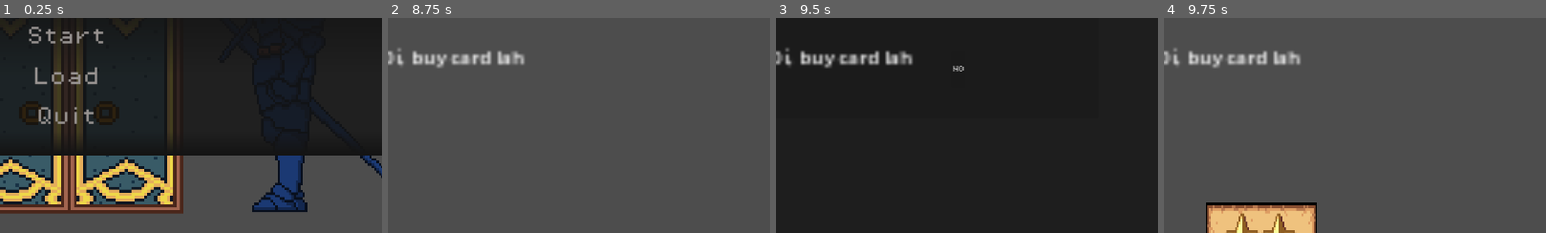
Above: before the commit, frames 1-4 (left to right).
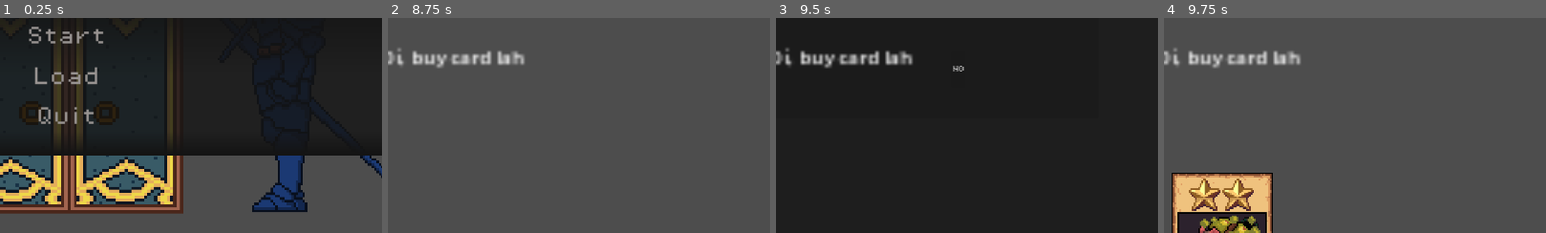
Above: after the commit, the same moments.

Repository: wenyng0526-boop/whateverproject
Game: Godot game, scene res://Scenes/main_menu.tscn
Two runs of this game, one before a commit and one after it. Both use one fixed random seed, a clock stepped at 60 frames per second and the inputs below.
Inputs (mouse positions are % of the whole screen's width and height, from its top left):
- Up to frame 1 (0.25 s): no input
- Up to frame 2 (8.75 s): click (50, 54) at 0.5 s; click "Shop" at 1.25 s; click "DONE" at 2 s; click "DONE" at 2.75 s; click "REFRESH" at 3.5 s; click "UPGRADE" at 4.25 s; click "REFRESH" at 5 s; click "UPGRADE" at 5.75 s; click "REFRESH" at 6.5 s; click "DONE" at 7.25 s; click "UPGRADE" at 8 s
- Up to frame 3 (9.5 s): tap Enter at 8.75 s; drag from (13, 31) to (60, 28) at 8.77 s
- Up to frame 4 (9.75 s): click "YES" at 9.5 s
The pictures show only the part of the screen within x 42-92%, y 50-100%; the shares and areas given below are measured in that part.

Frames 1-3 are identical in both runs. In frame 4, 8.9% of the frame differs, in the area x 2-40%, y 72-100%.

Commit message:
minion effects done
hooray

Diff:
--- a/Minion Resource/Goblin/elder_goblin.tres
+++ b/Minion Resource/Goblin/elder_goblin.tres
@@ -18,3 +18,4 @@
 rat_aoe_damage = 0
 knight_attack_inc = 0
 knight_health_inc = 0
+goblin_money = 4
--- a/Minion Resource/Goblin/goblin_thief.tres
+++ b/Minion Resource/Goblin/goblin_thief.tres
@@ -13,3 +13,9 @@
 minon_type = 0
 fusion_tier = 1
 description = "If this minion survives the combat,  +1 currency."
+rat_damage = 0
+rat_hits = 0
+rat_aoe_damage = 0
+knight_attack_inc = 0
+knight_health_inc = 0
+goblin_money = 1
--- a/Minion Resource/Goblin/greed_gobbler.tres
+++ b/Minion Resource/Goblin/greed_gobbler.tres
@@ -13,3 +13,9 @@
 minon_type = 0
 fusion_tier = 1
 description = "If this minion survives the combat, +1 currency."
+rat_damage = 0
+rat_hits = 0
+rat_aoe_damage = 0
+knight_attack_inc = 0
+knight_health_inc = 0
+goblin_money = 1
--- a/Minion Resource/Goblin/inspired_goblin.tres
+++ b/Minion Resource/Goblin/inspired_goblin.tres
@@ -13,3 +13,9 @@
 minon_type = 0
 fusion_tier = 1
 description = "If this minion survives the combat, +2 currency."
+rat_damage = 0
+rat_hits = 0
+rat_aoe_damage = 0
+knight_attack_inc = 0
+knight_health_inc = 0
+goblin_money = 2
--- a/Minion Resource/Goblin/lavished_goblin.tres
+++ b/Minion Resource/Goblin/lavished_goblin.tres
@@ -13,3 +13,9 @@
 minon_type = 0
 fusion_tier = 1
 description = "If this minion survives the combat, +5 currency."
+rat_damage = 0
+rat_hits = 0
+rat_aoe_damage = 0
+knight_attack_inc = 0
+knight_health_inc = 0
+goblin_money = 5
--- a/Minion Resource/Goblin/shady_banker.tres
+++ b/Minion Resource/Goblin/shady_banker.tres
@@ -13,3 +13,9 @@
 minon_type = 0
 fusion_tier = 1
 description = "If this minion survives the combat, +2 currency."
+rat_damage = 0
+rat_hits = 0
+rat_aoe_damage = 0
+knight_attack_inc = 0
+knight_health_inc = 0
+goblin_money = 2
--- a/Minion Resource/Goblin/the_supplier.tres
+++ b/Minion Resource/Goblin/the_supplier.tres
@@ -13,3 +13,9 @@
 minon_type = 0
 fusion_tier = 1
 description = "If this minion survives the combat, +3 currency."
+rat_damage = 0
+rat_hits = 0
+rat_aoe_damage = 0
+knight_attack_inc = 0
+knight_health_inc = 0
+goblin_money = 3
--- a/Scenes/combat_scene.tscn
+++ b/Scenes/combat_scene.tscn
@@ -34,6 +34,7 @@
 [ext_resource type="Resource" uid="uid://uilbc760sao7" path="res://Minion Resource/Rat/large_rat.tres" id="29_bi28p"]
 [ext_resource type="Resource" uid="uid://q8va41yxvpp2" path="res://Minion Resource/Rat/mass_infestation.tres" id="30_tlxuk"]
 [ext_resource type="Resource" uid="uid://d24xbnkck6jhy" path="res://Minion Resource/Skeleton/skelly_the_unbreakable.tres" id="32_l8xxo"]
+[ext_resource type="PackedScene" uid="uid://b4ojdviu2r56a" path="res://Scenes/pause_menu.tscn" id="35_fwkip"]
 
 [node name="Combat_Scene" type="Node2D" node_paths=PackedStringArray("player_container", "enemy_container")]
 position = Vector2(2, 0)
@@ -142,4 +143,7 @@
 grow_vertical = 2
 mouse_filter = 2
 
+[node name="PauseMenu" parent="." instance=ExtResource("35_fwkip")]
+visible = false
+
 [connection signal="pressed" from="StartBattleButton" to="." method="_on_start_battle_button_pressed"]
--- a/Scenes/map.tscn
+++ b/Scenes/map.tscn
@@ -1,7 +1,8 @@
-[gd_scene load_steps=3 format=3 uid="uid://bts1pm5edlc0y"]
+[gd_scene load_steps=4 format=3 uid="uid://bts1pm5edlc0y"]
 
 [ext_resource type="PackedScene" uid="uid://c5r3h7s0140do" path="res://Scenes/map_node.tscn" id="1_j0sno"]
 [ext_resource type="Script" path="res://Scipts/camera_2d.gd" id="2_wdtea"]
+[ext_resource type="PackedScene" uid="uid://b4ojdviu2r56a" path="res://Scenes/pause_menu.tscn" id="3_tg475"]
 
 [node name="Map" type="Node2D"]
 
@@ -152,3 +153,6 @@
 [node name="Camera2D" type="Camera2D" parent="."]
 position = Vector2(960, 540)
 script = ExtResource("2_wdtea")
+
+[node name="PauseMenu" parent="." instance=ExtResource("3_tg475")]
+visible = false
--- a/Scenes/pause_menu.tscn
+++ b/Scenes/pause_menu.tscn
@@ -1,7 +1,7 @@
-[gd_scene load_steps=3 format=3 uid="uid://h4i6vvtpoili"]
+[gd_scene load_steps=3 format=3 uid="uid://b4ojdviu2r56a"]
 
 [ext_resource type="Script" path="res://Scipts/pause_menu.gd" id="1_jdu52"]
-[ext_resource type="FontFile" uid="uid://e2g4j1nu4f4l" path="res://Assets/Fonts/PixelOperator8-Bold.ttf" id="2_gt21u"]
+[ext_resource type="FontFile" uid="uid://e2g4j1nu4f4l" path="res://Assets/fonts/PixelOperator8-Bold.ttf" id="2_gt21u"]
 
 [node name="PauseMenu" type="CanvasLayer"]
 script = ExtResource("1_jdu52")
--- a/Scenes/shop_scene.tscn
+++ b/Scenes/shop_scene.tscn
@@ -3,10 +3,10 @@
 [ext_resource type="PackedScene" uid="uid://v8ivyevagaw0" path="res://Scenes/CardUI.tscn" id="1_oql1m"]
 [ext_resource type="Script" path="res://Scipts/shop_manager.gd" id="1_s0dvk"]
 [ext_resource type="Resource" uid="uid://b05y0n3q37vtn" path="res://Other resource/shop_card.tres" id="3_inuco"]
-[ext_resource type="FontFile" uid="uid://e2g4j1nu4f4l" path="res://Assets/Fonts/PixelOperator8-Bold.ttf" id="4_a2dmr"]
+[ext_resource type="FontFile" uid="uid://e2g4j1nu4f4l" path="res://Assets/fonts/PixelOperator8-Bold.ttf" id="4_a2dmr"]
 [ext_resource type="Script" path="res://Scipts/currency_ui.gd" id="5_nrsk7"]
-[ext_resource type="FontFile" uid="uid://d4jftloaibius" path="res://Assets/Fonts/PixelOperator8.ttf" id="6_vi0a5"]
-[ext_resource type="PackedScene" uid="uid://h4i6vvtpoili" path="res://Scenes/pause_menu.tscn" id="7_dlbmg"]
+[ext_resource type="FontFile" uid="uid://d4jftloaibius" path="res://Assets/fonts/PixelOperator8.ttf" id="6_vi0a5"]
+[ext_resource type="PackedScene" uid="uid://b4ojdviu2r56a" path="res://Scenes/pause_menu.tscn" id="7_dlbmg"]
 
 [node name="Shop Scene" type="Node2D" node_paths=PackedStringArray("card_container", "player_container", "hand_container", "confirm_panel", "confirm_label", "warning_label")]
 script = ExtResource("1_s0dvk")
@@ -14,7 +14,7 @@
 shop_cards = ExtResource("3_inuco")
 card_container = NodePath("ShopCenter/Card Container")
 player_container = NodePath("PlayerCenter/Player Card Container")
-hand_container = NodePath("Done Button/HandContainer")
+hand_container = NodePath("HandCenter/HandContainer")
 confirm_panel = NodePath("ConfirmUI")
 confirm_label = NodePath("ConfirmUI/Panel/Control/MessageLabel")
 warning_label = NodePath("WarningLabel")
@@ -49,14 +49,6 @@
 text = "DONE
 "
 
-[node name="HandContainer" type="HBoxContainer" parent="Done Button"]
-layout_mode = 2
-offset_left = -688.982
-offset_top = 643.459
-offset_right = -688.982
-offset_bottom = 643.459
-theme_override_constants/separation = 10
-
 [node name="Upgrade Button" type="Button" parent="."]
 offset_left = 1408.0
 offset_top = 8.0
@@ -94,6 +86,10 @@
 offset_top = 920.0
 offset_right = 1843.0
 offset_bottom = 1320.0
+
+[node name="HandContainer" type="HBoxContainer" parent="HandCenter"]
+layout_mode = 2
+theme_override_constants/separation = 10
 
 [node name="CurrencyUI" type="PanelContainer" parent="." node_paths=PackedStringArray("amount_label")]
 offset_top = 481.0
@@ -206,6 +202,7 @@
 text = "Oi, buy card lah"
 
 [node name="PauseMenu" parent="." instance=ExtResource("7_dlbmg")]
+visible = false
 
 [connection signal="pressed" from="Refresh Button" to="." method="_on_refresh_button_pressed"]
 [connection signal="pressed" from="Done Button" to="." method="_on_done_button_pressed"]
--- a/Scipts/card_data.gd
+++ b/Scipts/card_data.gd
@@ -13,6 +13,7 @@
 @export var rat_damage: int
 @export var rat_hits: int
 @export var rat_aoe_damage: int
-@export var knight_attack_inc: int = 0
-@export var knight_health_inc: int = 0
+@export var knight_attack_inc: int
+@export var knight_health_inc: int
+@export var goblin_money: int
 enum type {Goblin, Rat, Skeleton, Knight}
--- a/Scipts/combat_manager.gd
+++ b/Scipts/combat_manager.gd
@@ -331,9 +331,13 @@
 		var remaining_cards = player_cards.size()
 		var reward = defeated_enemy_cost + remaining_cards
 
+		var goblin_bonus = goblin_bonus()
+		reward += goblin_bonus
+
 		GameState.win_count += 1
 		GameState.currency += reward
 
+		print("Goblin survival bonus: +", goblin_bonus, " currency")
 		# Return surviving cards to the hand after winning
 		return_surviving_cards_to_hand()
 
@@ -352,6 +356,17 @@
 
 
 func attack(attacker: CardUI, target: CardUI) -> void:
+	if not is_instance_valid(attacker) or not is_instance_valid(target):
+		return
+	var damage: int = attacker.current_attack
+	#skeleton effect
+	if attacker.card_data != null:
+		if attacker.card_data.minon_type == card_resource.type.Skeleton:
+			if randf() < 0.5:
+				if attacker.card_data.name != "Arm":
+					damage *= 2
+					print("Skeleton double damage!")
+
 	print(attacker.card_data.name, " attacks ", target.card_data.name, " for ", attacker.current_attack, " damage!")
 
 	# Start the attack animation
@@ -374,9 +389,9 @@
 
 	# Move the damage number slightly above the target card
 	damage_instance.global_position = target.get_global_rect().get_center() + Vector2(0, -50)
-	damage_instance.show_damage(attacker.current_attack)
-
-	target.take_damage(attacker.current_attack)
+	damage_instance.show_damage(damage)
+
+	target.take_damage(damage)
 	await target.play_hit_animation()
 
 	#put the death anim here if have
@@ -571,3 +586,19 @@
 	damage_instance.show_damage(amount)
 	target.take_damage(amount)
 	await target.play_hit_animation()
+#goblin bonus money
+func goblin_bonus():
+	var bonus_currency: int = 0
+
+	for card in player_cards:
+		if not is_instance_valid(card) or card.is_dead():
+			continue
+		if card.card_data == null:
+			continue
+
+		var data: card_resource = card.card_data as card_resource
+
+		if data.minon_type == card_resource.type.Goblin:
+			bonus_currency += data.goblin_money
+
+	return bonus_currency
Not shown, changed: Assets/Fonts/PixelOperator8-Bold.ttf.import
Not shown, changed: Assets/Fonts/PixelOperator8.ttf.import
Not shown: 1 places in Scenes/combat_scene.tscn that only renumber resources
Not shown: 1 places in Scenes/main_menu.tscn that only renumber resources
